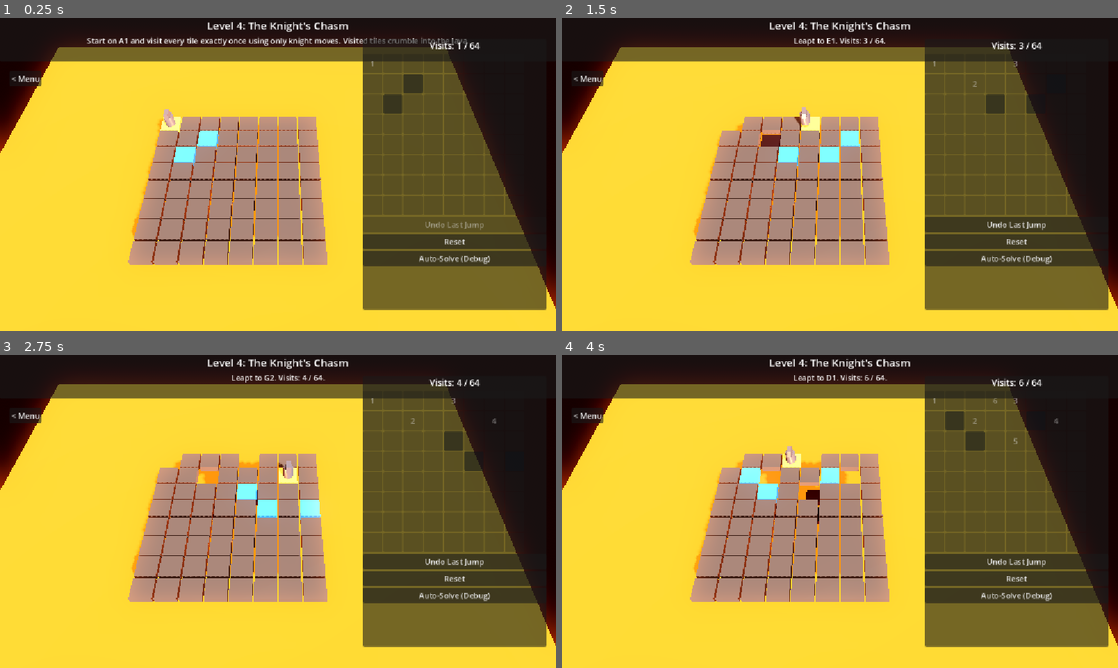
Above: before the commit, frames 1-4 (two rows, left to right).
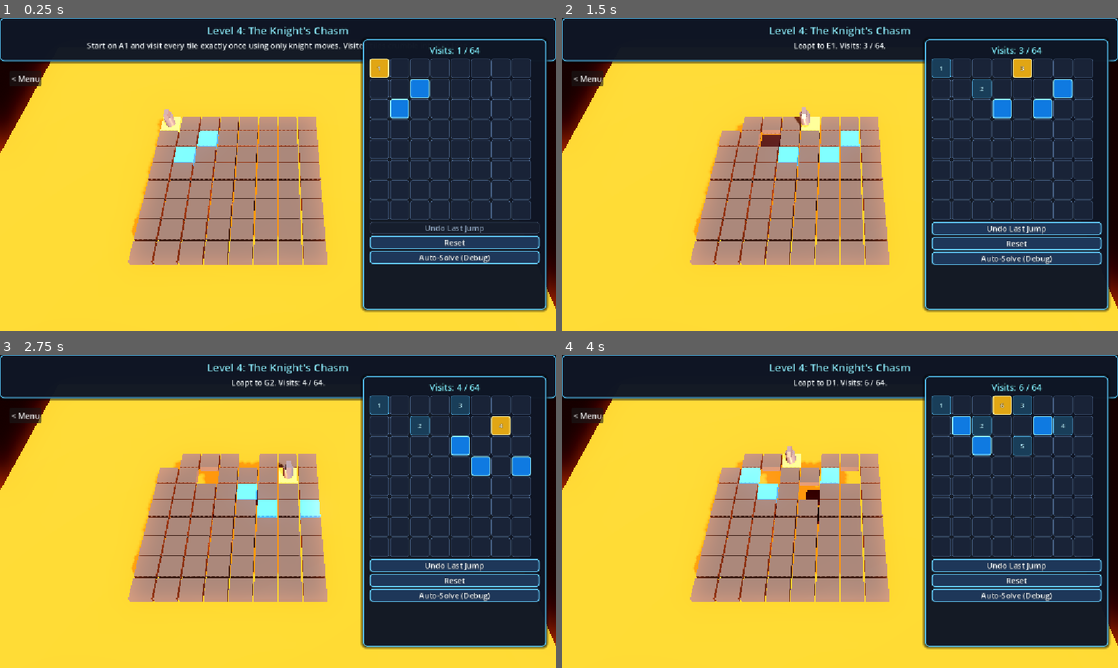
Above: after the commit, the same moments.

Repository: eytschjey/seproject
Game: Godot game, scene res://scenes/levels/Level04_KnightsChasm.tscn
Two runs of this game, one before a commit and one after it. Both use one fixed random seed, a clock stepped at 60 frames per second and the inputs below. This scene is started directly instead of the project's main scene.
Inputs (mouse positions are in pixels of both pictures, inside the frame that each line leads up to):
- Up to frame 1 (0.25 s): no input
- Up to frame 2 (1.5 s): click (973, 83) at 0.52 s; click (1017, 64) at 1.27 s
- Up to frame 3 (2.75 s): click (494, 420) at 2.02 s
- Up to frame 4 (4 s): click (1017, 439) at 2.77 s; click (995, 401) at 3.52 s

The runs differ from the first frame. In frame 1, 32% of the frame differs, in the area x 0-100%, y 0-94%; in frame 2, 32%; in frame 3, 32%; in frame 4, 32%.

Commit message:
Improve Level 4 GUI contrast against black and orange background

Diff:
--- a/scenes/levels/Level04_KnightsChasm.tscn
+++ b/scenes/levels/Level04_KnightsChasm.tscn
@@ -30,6 +30,42 @@
 albedo_color = Color(0.2, 0.17, 0.16, 1)
 roughness = 0.95
 
+[sub_resource type="StyleBoxFlat" id="Style_HudPanel"]
+content_margin_left = 14.0
+content_margin_top = 10.0
+content_margin_right = 14.0
+content_margin_bottom = 10.0
+bg_color = Color(0.06, 0.09, 0.15, 0.94)
+border_width_left = 2
+border_width_top = 2
+border_width_right = 2
+border_width_bottom = 2
+border_color = Color(0.35, 0.8, 1.0, 0.9)
+corner_radius_top_left = 8
+corner_radius_top_right = 8
+corner_radius_bottom_right = 8
+corner_radius_bottom_left = 8
+shadow_color = Color(0, 0, 0, 0.65)
+shadow_size = 6
+
+[sub_resource type="StyleBoxFlat" id="Style_BannerPanel"]
+content_margin_left = 18.0
+content_margin_top = 12.0
+content_margin_right = 18.0
+content_margin_bottom = 12.0
+bg_color = Color(0.05, 0.08, 0.14, 0.96)
+border_width_left = 2
+border_width_top = 2
+border_width_right = 2
+border_width_bottom = 2
+border_color = Color(0.45, 0.88, 1.0, 0.95)
+corner_radius_top_left = 10
+corner_radius_top_right = 10
+corner_radius_bottom_right = 10
+corner_radius_bottom_left = 10
+shadow_color = Color(0, 0, 0, 0.75)
+shadow_size = 8
+
 [node name="Level04_KnightsChasm" type="Node3D"]
 script = ExtResource("1_ctrl")
 
@@ -84,12 +120,16 @@
 anchor_right = 1.0
 offset_bottom = 90.0
 grow_horizontal = 2
+theme_override_styles/panel = SubResource("Style_HudPanel")
 
 [node name="HeaderBox" type="VBoxContainer" parent="UI/RootControl/HeaderPanel"]
 layout_mode = 2
 
 [node name="TitleLabel" type="Label" parent="UI/RootControl/HeaderPanel/HeaderBox"]
 layout_mode = 2
+theme_override_colors/font_color = Color(0.55, 0.92, 1.0, 1)
+theme_override_colors/font_outline_color = Color(0, 0, 0, 0.95)
+theme_override_constants/outline_size = 3
 theme_override_font_sizes/font_size = 22
 text = "Level 4: The Knight's Chasm"
 horizontal_alignment = 1
@@ -97,6 +137,9 @@
 [node name="StatusLabel" type="Label" parent="UI/RootControl/HeaderPanel/HeaderBox"]
 unique_name_in_owner = true
 layout_mode = 2
+theme_override_colors/font_color = Color(0.95, 0.98, 1.0, 1)
+theme_override_colors/font_outline_color = Color(0, 0, 0, 0.9)
+theme_override_constants/outline_size = 2
 text = "Start on A1 and visit every tile exactly once using only knight moves. Visited tiles crumble into the lava."
 horizontal_alignment = 1
 autowrap_mode = 3
@@ -114,6 +157,7 @@
 offset_bottom = 280.0
 grow_horizontal = 0
 grow_vertical = 2
+theme_override_styles/panel = SubResource("Style_HudPanel")
 
 [node name="SideBox" type="VBoxContainer" parent="UI/RootControl/SidePanel"]
 layout_mode = 2
@@ -121,6 +165,9 @@
 [node name="VisitCountLabel" type="Label" parent="UI/RootControl/SidePanel/SideBox"]
 unique_name_in_owner = true
 layout_mode = 2
+theme_override_colors/font_color = Color(0.5, 0.92, 1.0, 1)
+theme_override_colors/font_outline_color = Color(0, 0, 0, 0.95)
+theme_override_constants/outline_size = 3
 theme_override_font_sizes/font_size = 18
 text = "Visits: 1 / 64"
 horizontal_alignment = 1
@@ -162,10 +209,14 @@
 offset_bottom = -30.0
 grow_horizontal = 2
 grow_vertical = 0
+theme_override_styles/panel = SubResource("Style_BannerPanel")
 
 [node name="BannerLabel" type="Label" parent="UI/RootControl/Banner"]
 unique_name_in_owner = true
 layout_mode = 2
+theme_override_colors/font_color = Color(0.95, 0.98, 1.0, 1)
+theme_override_colors/font_outline_color = Color(0, 0, 0, 0.95)
+theme_override_constants/outline_size = 3
 theme_override_font_sizes/font_size = 18
 text = "Notification"
 horizontal_alignment = 1
--- a/scripts/levels/Level04Controller.gd
+++ b/scripts/levels/Level04Controller.gd
@@ -36,6 +36,12 @@
 var knight_tween: Tween
 var is_auto_solving: bool = false
 
+var style_cell_idle: StyleBoxFlat
+var style_cell_visited: StyleBoxFlat
+var style_cell_current: StyleBoxFlat
+var style_cell_valid: StyleBoxFlat
+var style_cell_valid_hover: StyleBoxFlat
+
 func _ready() -> void:
 	logic = Logic.new()
 	logic.state_changed.connect(_on_state_changed)
@@ -43,14 +49,50 @@
 	logic.move_rejected.connect(func(r: String): status_label.text = r)
 	logic.puzzle_failed.connect(_on_puzzle_failed)
 	logic.puzzle_solved.connect(_on_puzzle_solved)
+	_init_gui_styles()
 	_build_tiles()
 	_build_buttons()
+	_style_action_buttons()
 	btn_undo.pressed.connect(_on_undo_pressed)
 	btn_reset.pressed.connect(_on_reset_pressed)
 	btn_solve.pressed.connect(_on_solve_pressed)
 	BackToMenuButton.attach($UI/RootControl)
 	_build_knight()
 	_on_state_changed(logic.current, logic.path.duplicate())
+
+func _make_box_style(bg: Color, border: Color, border_w: int = 2, radius: int = 4) -> StyleBoxFlat:
+	var sb := StyleBoxFlat.new()
+	sb.bg_color = bg
+	sb.border_color = border
+	sb.set_border_width_all(border_w)
+	sb.set_corner_radius_all(radius)
+	return sb
+
+func _init_gui_styles() -> void:
+	style_cell_idle = _make_box_style(Color(0.10, 0.14, 0.22, 0.95), Color(0.28, 0.38, 0.52, 0.9), 1, 4)
+	style_cell_visited = _make_box_style(Color(0.10, 0.25, 0.36, 0.96), Color(0.32, 0.68, 0.88, 0.95), 1, 4)
+	style_cell_current = _make_box_style(Color(0.88, 0.65, 0.08, 1.0), Color(1.0, 0.96, 0.65, 1.0), 2, 4)
+	style_cell_valid = _make_box_style(Color(0.06, 0.48, 0.88, 1.0), Color(0.55, 0.92, 1.0, 1.0), 2, 4)
+	style_cell_valid_hover = _make_box_style(Color(0.16, 0.62, 1.0, 1.0), Color(0.85, 0.98, 1.0, 1.0), 2, 4)
+
+func _style_action_buttons() -> void:
+	var normal := _make_box_style(Color(0.12, 0.22, 0.36, 0.96), Color(0.4, 0.82, 1.0, 0.95), 2, 6)
+	var hover := _make_box_style(Color(0.18, 0.34, 0.54, 1.0), Color(0.65, 0.94, 1.0, 1.0), 2, 6)
+	var pressed := _make_box_style(Color(0.08, 0.45, 0.78, 1.0), Color(0.85, 0.98, 1.0, 1.0), 2, 6)
+	var disabled := _make_box_style(Color(0.09, 0.12, 0.18, 0.88), Color(0.24, 0.3, 0.4, 0.7), 1, 6)
+	for btn in [btn_undo, btn_reset, btn_solve]:
+		if btn == null:
+			continue
+		btn.add_theme_stylebox_override("normal", normal)
+		btn.add_theme_stylebox_override("hover", hover)
+		btn.add_theme_stylebox_override("pressed", pressed)
+		btn.add_theme_stylebox_override("disabled", disabled)
+		btn.add_theme_color_override("font_color", Color(0.95, 0.98, 1.0))
+		btn.add_theme_color_override("font_hover_color", Color(1.0, 1.0, 1.0))
+		btn.add_theme_color_override("font_pressed_color", Color(1.0, 0.95, 0.7))
+		btn.add_theme_color_override("font_disabled_color", Color(0.55, 0.64, 0.75))
+		btn.add_theme_color_override("font_outline_color", Color(0.0, 0.0, 0.0, 0.9))
+		btn.add_theme_constant_override("outline_size", 2)
 
 ## World position of the centre of a board cell (relative to the BoardOrigin marker).
 func cell_position(cell: Vector2i) -> Vector3:
@@ -79,6 +121,9 @@
 			var b := Button.new()
 			b.custom_minimum_size = Vector2(40, 40)
 			b.tooltip_text = Logic.cell_name(cell)
+			b.add_theme_color_override("font_outline_color", Color(0.0, 0.0, 0.0, 0.95))
+			b.add_theme_constant_override("outline_size", 2)
+			b.add_theme_font_size_override("font_size", 14)
 			b.pressed.connect(_on_cell_pressed.bind(cell))
 			cell_grid.add_child(b)
 			cell_buttons[cell] = b
@@ -178,7 +223,30 @@
 		var step: int = path.find(cell)
 		b.text = str(step + 1) if step >= 0 else ""
 		b.disabled = logic != null and (logic.is_solved or logic.is_failed or cell not in valid)
-		b.modulate = Color(0.6, 0.8, 1.0) if cell in valid else Color(1, 1, 1)
+		b.modulate = Color(1, 1, 1)
+		if cell == current:
+			b.add_theme_stylebox_override("disabled", style_cell_current)
+			b.add_theme_stylebox_override("normal", style_cell_current)
+			b.add_theme_color_override("font_disabled_color", Color(1.0, 0.98, 0.9))
+			b.add_theme_color_override("font_color", Color(1.0, 0.98, 0.9))
+		elif cell in valid:
+			b.add_theme_stylebox_override("normal", style_cell_valid)
+			b.add_theme_stylebox_override("hover", style_cell_valid_hover)
+			b.add_theme_stylebox_override("pressed", style_cell_valid_hover)
+			b.add_theme_stylebox_override("disabled", style_cell_valid)
+			b.add_theme_color_override("font_color", Color(0.95, 0.99, 1.0))
+			b.add_theme_color_override("font_hover_color", Color(1.0, 1.0, 1.0))
+			b.add_theme_color_override("font_disabled_color", Color(0.95, 0.99, 1.0))
+		elif step >= 0:
+			b.add_theme_stylebox_override("disabled", style_cell_visited)
+			b.add_theme_stylebox_override("normal", style_cell_visited)
+			b.add_theme_color_override("font_disabled_color", Color(0.68, 0.92, 1.0))
+			b.add_theme_color_override("font_color", Color(0.68, 0.92, 1.0))
+		else:
+			b.add_theme_stylebox_override("disabled", style_cell_idle)
+			b.add_theme_stylebox_override("normal", style_cell_idle)
+			b.add_theme_color_override("font_disabled_color", Color(0.55, 0.65, 0.78))
+			b.add_theme_color_override("font_color", Color(0.55, 0.65, 0.78))
 	count_label.text = "Visits: %d / %d" % [path.size(), Logic.BOARD_SIZE * Logic.BOARD_SIZE]
 	btn_undo.disabled = path.size() <= 1 or (logic != null and logic.is_solved)
 	if is_instance_valid(btn_solve):
--- a/tests/TestLevel04Scene.gd
+++ b/tests/TestLevel04Scene.gd
@@ -15,11 +15,14 @@
 	check(s.cell_buttons.size() == 64 and s.tile_nodes.size() == 64, "64 buttons and 64 tiles created")
 	check(s.cell_buttons[Vector2i(1, 1)].disabled, "Non-knight cell is disabled")
 	check(not s.cell_buttons[Vector2i(1, 2)].disabled, "Knight-move cell is enabled")
+	check(s.cell_buttons[Vector2i(0, 0)].get_theme_stylebox("disabled") == s.style_cell_current, "Start cell uses high-contrast gold current style")
+	check(s.cell_buttons[Vector2i(1, 2)].get_theme_stylebox("normal") == s.style_cell_valid, "Valid knight-move cell uses high-contrast cyan style")
 
 	s.cell_buttons[Vector2i(1, 2)].pressed.emit()
 	await create_timer(0.4).timeout
 	check(s.logic.visited_count() == 2, "Jump executed")
 	check(s.tile_sunk[Vector2i(0, 0)], "Start tile sinks after leaving it")
+	check(s.cell_buttons[Vector2i(0, 0)].get_theme_stylebox("disabled") == s.style_cell_visited, "Visited cell uses high-contrast teal style")
 	check(s.count_label.text.contains("2 / 64"), "Counter updated")
 	s.btn_undo.pressed.emit()
 	await create_timer(0.4).timeout
Not shown: 1 places in scenes/levels/Level04_KnightsChasm.tscn that only renumber resources
Not shown, changed: HANDOVER.md
